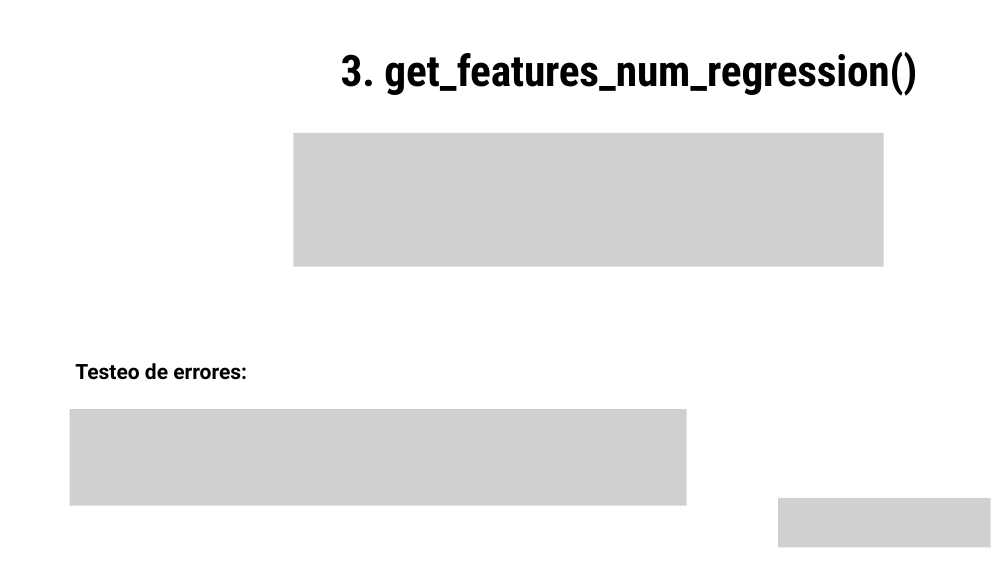
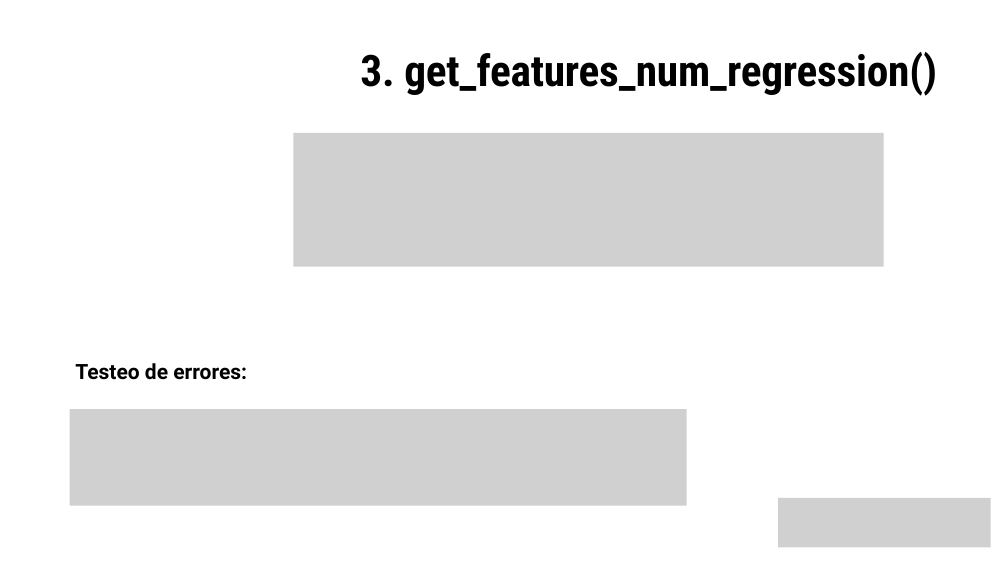
Before and after one commit to apvwbm/Team-Challenge---Lost-in-ML, a slide deck: slide 7 of Team Lost in ML.pptx.pptx. Drawn at 1008x567 pixels with LibreOffice and Linux fonts; fonts in the diff are those of the drawing; grey boxes stand for pictures; background and template pictures are left out. Boxes give left, top, right and bottom in pixels: in the first picture for what was removed or moved away, otherwise in the second. Text is boxed around its words. In the diff, an @@ line names an element or a change of style, - is before the commit and + after.

```diff
--- a/Team Lost in ML.pptx.pptx
+++ b/Team Lost in ML.pptx.pptx
@@ text "3. get_features_num_regression()": place and size @@
-text "3. get_features_num_regression()" at <box>341,52,917,96</box>
+text "3. get_features_num_regression()" at <box>360,52,937,96</box>
```
Also in this commit, not shown: 4 other slides changed, 2 other files.
